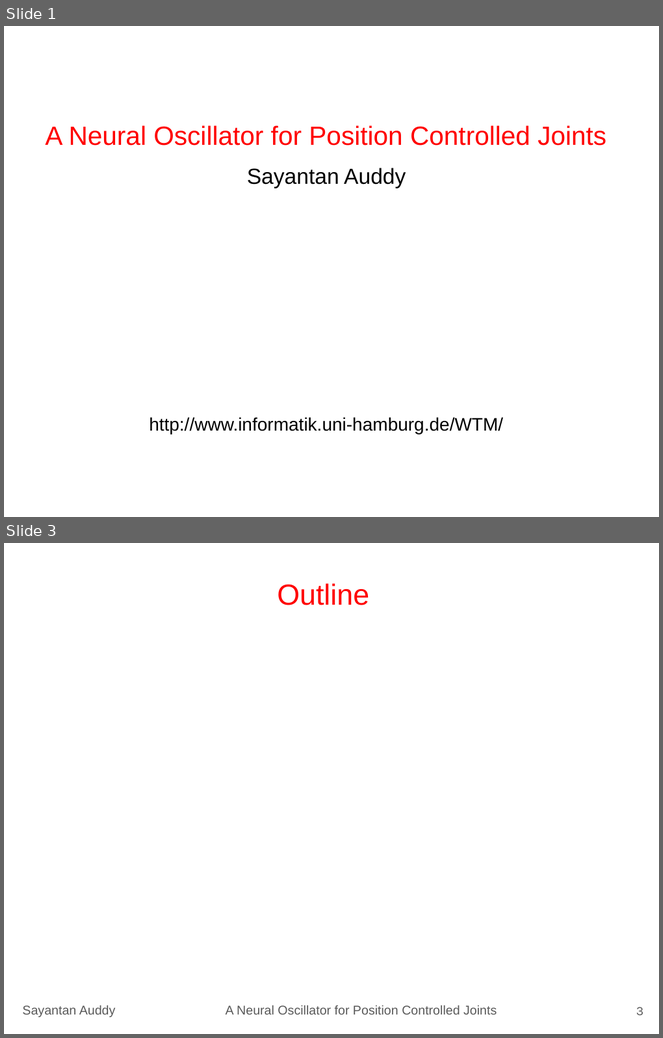
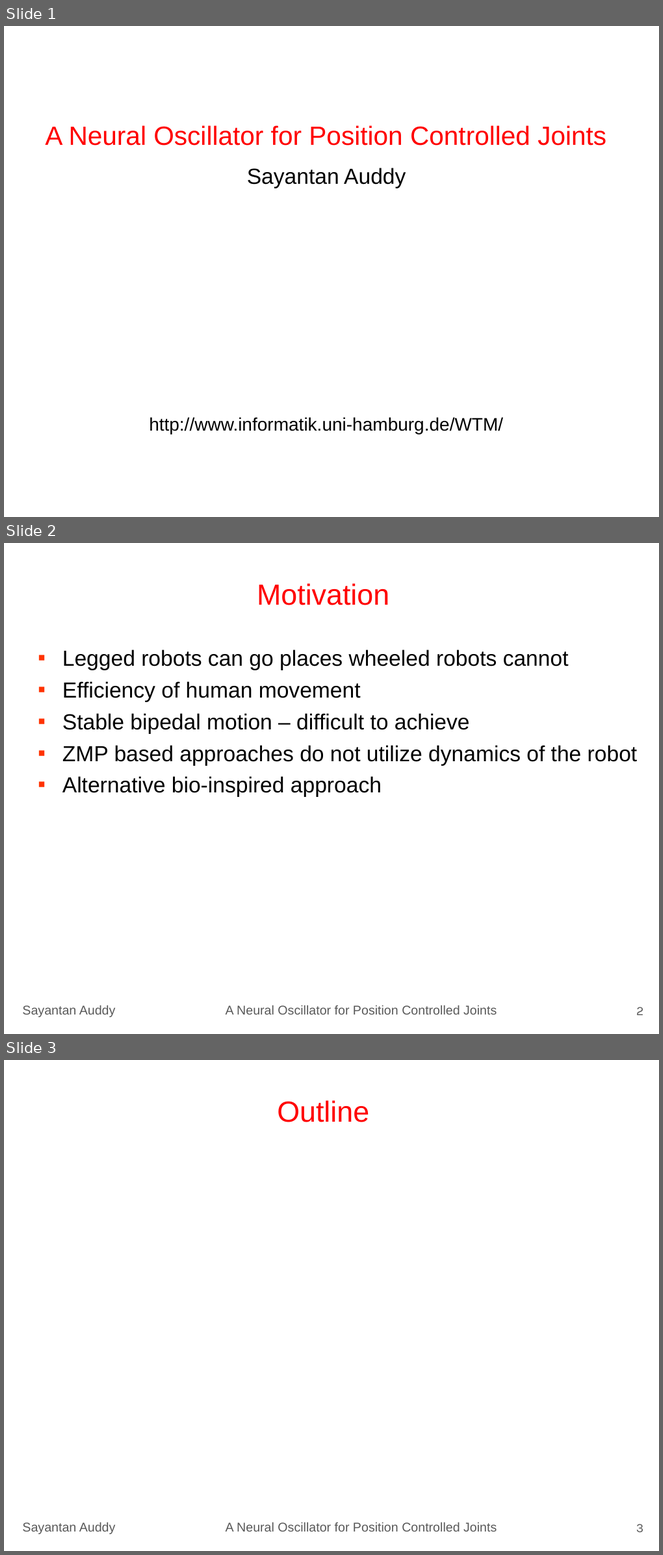
Before and after one commit to sayantanauddy/matsuoka_joint_control, a slide deck: presentation/Sayantan_Auddy_IS_Presentation.pptx. Shown one above the other, each under a label of ours: slides 1 and 3 before the commit, slides 1, 2 and 3 after it; the slides between them are not shown. The pictures are 663x1038 and 663x1555 pixels, drawn with LibreOffice and Linux fonts; fonts in the diff are those of the drawing; background and template pictures are left out. Boxes give left, top, right and bottom in pixels: in the first picture for what was removed or moved away, otherwise in the second. Text is boxed around its words. In the diff, an @@ line names an element or a change of style, - is before the commit and + after.

```diff
--- a/presentation/Sayantan_Auddy_IS_Presentation.pptx
+++ b/presentation/Sayantan_Auddy_IS_Presentation.pptx
@@ slide 2 added at [4, 543, 659, 1034], background #FFFFFF @@
@@ title added at [257, 583, 389, 605], 32 pt, text #FF0000 @@
+Motivation
@@ text added at [62, 650, 638, 797], 24 pt, text #000000 @@
+▪ Legged robots can go places wheeled robots cannot
+▪ Efficiency of human movement
+▪ Stable bipedal motion – difficult to achieve
+▪ ZMP based approaches do not utilize dynamics of the robot
+▪ Alternative bio-inspired approach
@@ text added at [22, 1006, 116, 1017], 14 pt, text #595959 @@
+Sayantan Auddy
@@ text added at [226, 1006, 497, 1015], 14 pt, text #595959 @@
+A Neural Oscillator for Position Controlled Joints
@@ page number added at [636, 1007, 644, 1016], 14 pt, text #595959 @@
+2
```
Also in this commit, not shown: 2 slides changed.
